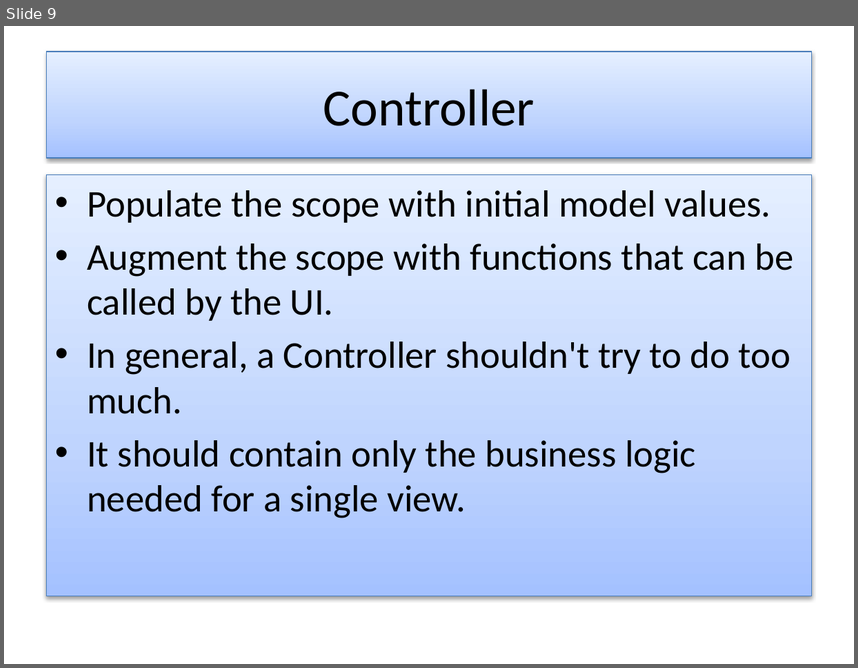
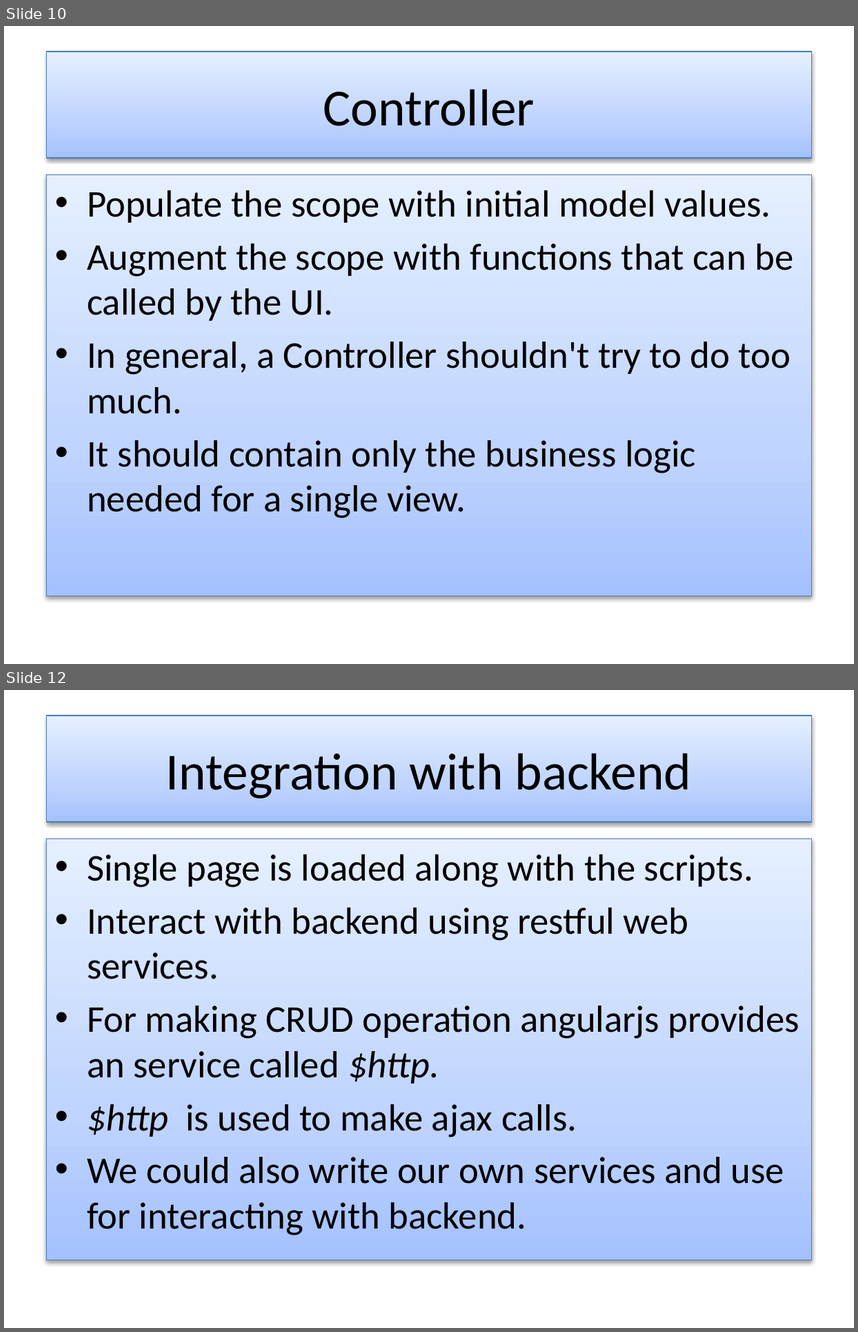
Before and after one commit to kirankasa/angularjs-samples, a slide deck: Introduction to Angularjs.pptx. Shown one above the other, each under a label of ours: slide 9 before the commit, slides 10 and 12 after it; the slides between them are not shown. The pictures are 858x668 and 858x1332 pixels, drawn with LibreOffice and Linux fonts; fonts in the diff are those of the drawing. Boxes give left, top, right and bottom in pixels: in the first picture for what was removed or moved away, otherwise in the second. Text is boxed around its words. In the diff, an @@ line names an element or a change of style, - is before the commit and + after.

```diff
--- a/Introduction to Angularjs.pptx
+++ b/Introduction to Angularjs.pptx
@@ slide 12 added at box(4, 690, 854, 1328), background #FFFFFF @@
@@ title added at box(47, 716, 811, 822), fill gradient #A4C4FF to #BFD4FF to #E6EEFF, outline #4B7EBC 0.75 pt, 44 pt, text #000000 @@
+Integration with backend
@@ text added at box(47, 839, 811, 1259), fill gradient #A4C4FF to #BFD4FF to #E6EEFF, outline #4B7EBC 0.75 pt, 32 pt, text #000000 @@
+• Single page is loaded along with the scripts.
+• Interact with backend using restful web services.
+• For making CRUD operation angularjs provides an service called $http.
+• $http is used to make ajax calls.
+• We could also write our own services and use for interacting with backend.
@@ what was slide 9 is now slide 10 @@
```
Also in this commit, not shown: 3 slides changed, 1 other slide added.
